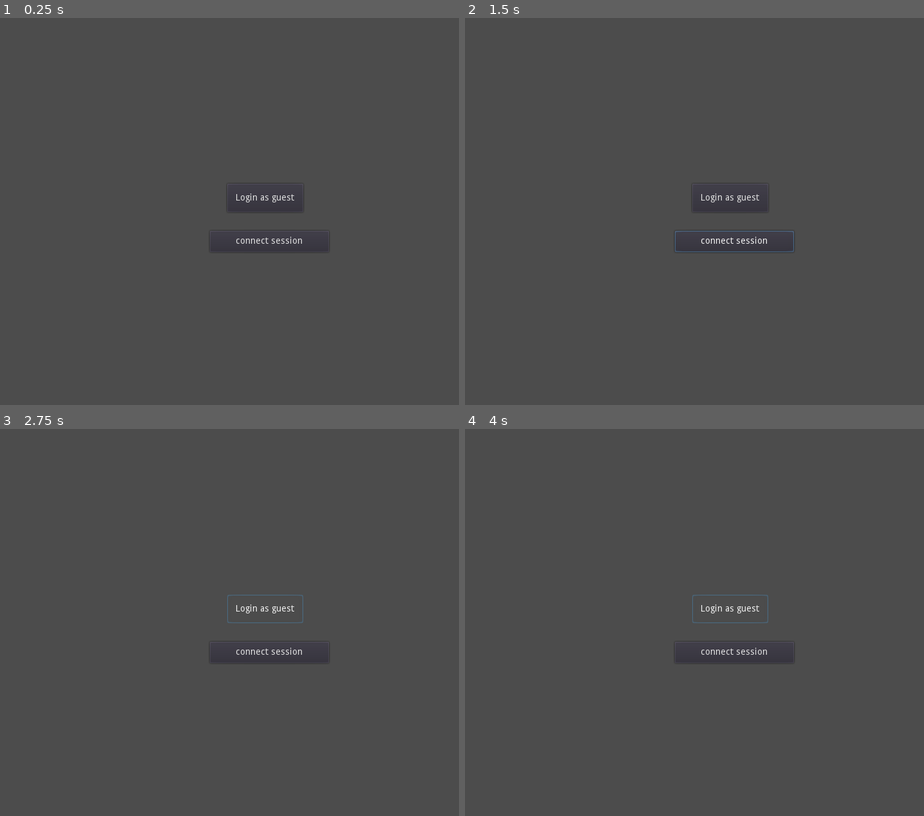
Above: before the commit, frames 1-4 (two rows, left to right).
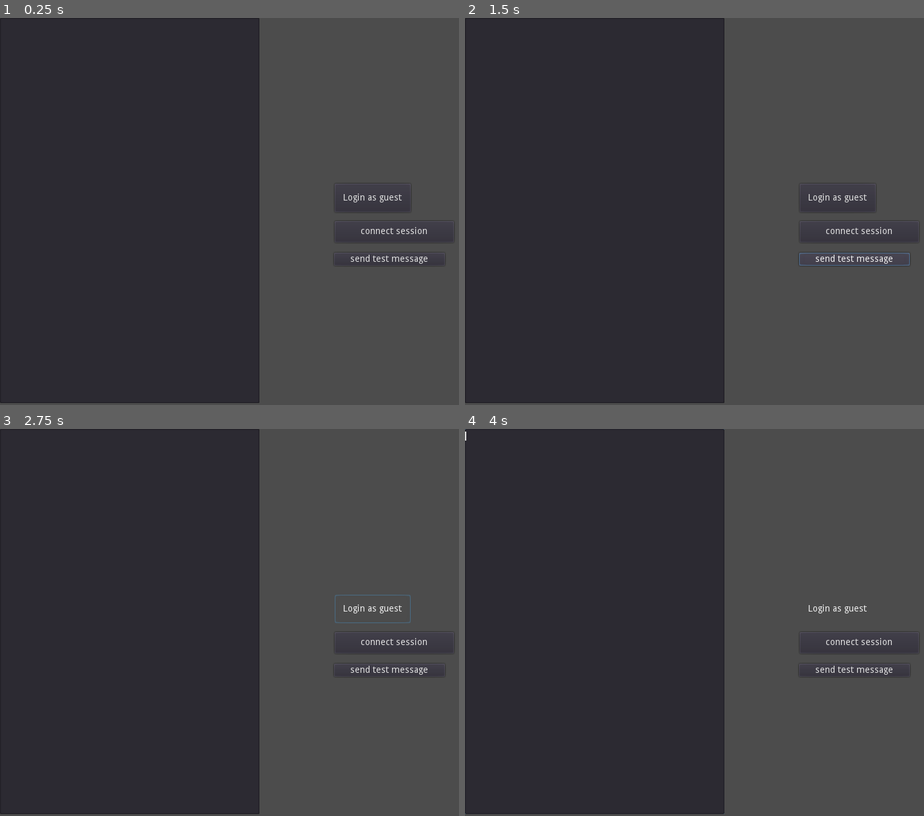
Above: after the commit, the same moments.

Repository: tbscode/ggj2023
Game: Godot game, scene res://scenes/ui.tscn
Two runs of this game, one before a commit and one after it. Both use one fixed random seed, a clock stepped at 60 frames per second and the inputs below.
Inputs (mouse positions are in pixels of both pictures, inside the frame that each line leads up to):
- Up to frame 1 (0.25 s): no input
- Up to frame 2 (1.5 s): click "connect session" at 0.5 s; click (855, 257) at 1.25 s, where only the run after the commit has a clickable "send test message"
- Up to frame 3 (2.75 s): click "Login as guest" at 2 s
- Up to frame 4 (4 s): tap Enter at 2.75 s; tap Space at 3.5 s; hold Left (ui_left) from 3.53 s (still down)

The runs differ from the first frame. In frame 1, 56% of the frame differs, in the area x 0-94%, y 0-100%; in frame 2, 56%; in frame 3, 56%; in frame 4, 56%.

Commit message:
basic framework for the gameplay

Diff:
--- a/game/project.godot
+++ b/game/project.godot
@@ -14,9 +14,21 @@
 run/main_scene="res://scenes/ui.tscn"
 config/icon="res://icon.png"
 
+[debug]
+
+multirun/number_of_windows=2
+multirun/window_distance=1270
+multirun/add_custom_args=true
+multirun/first_window_args="listen"
+multirun/other_window_args="join"
+
 [display]
 
 window/size/width=800
+
+[editor_plugins]
+
+enabled=PoolStringArray( "res://addons/Multirun/addons/multirun/plugin.cfg" )
 
 [global]
 
@@ -25,6 +37,37 @@
 [gui]
 
 common/drop_mouse_on_gui_input_disabled=true
+
+[input]
+
+ui_left={
+"deadzone": 0.5,
+"events": [ Object(InputEventKey,"resource_local_to_scene":false,"resource_name":"","device":0,"alt":false,"shift":false,"control":false,"meta":false,"command":false,"pressed":false,"scancode":16777231,"physical_scancode":0,"unicode":0,"echo":false,"script":null)
+, Object(InputEventJoypadButton,"resource_local_to_scene":false,"resource_name":"","device":0,"button_index":14,"pressure":0.0,"pressed":false,"script":null)
+, Object(InputEventKey,"resource_local_to_scene":false,"resource_name":"","device":0,"alt":false,"shift":false,"control":false,"meta":false,"command":false,"pressed":false,"scancode":0,"physical_scancode":65,"unicode":0,"echo":false,"script":null)
+ ]
+}
+ui_right={
+"deadzone": 0.5,
+"events": [ Object(InputEventKey,"resource_local_to_scene":false,"resource_name":"","device":0,"alt":false,"shift":false,"control":false,"meta":false,"command":false,"pressed":false,"scancode":16777233,"physical_scancode":0,"unicode":0,"echo":false,"script":null)
+, Object(InputEventJoypadButton,"resource_local_to_scene":false,"resource_name":"","device":0,"button_index":15,"pressure":0.0,"pressed":false,"script":null)
+, Object(InputEventKey,"resource_local_to_scene":false,"resource_name":"","device":0,"alt":false,"shift":false,"control":false,"meta":false,"command":false,"pressed":false,"scancode":0,"physical_scancode":68,"unicode":0,"echo":false,"script":null)
+ ]
+}
+ui_up={
+"deadzone": 0.5,
+"events": [ Object(InputEventKey,"resource_local_to_scene":false,"resource_name":"","device":0,"alt":false,"shift":false,"control":false,"meta":false,"command":false,"pressed":false,"scancode":16777232,"physical_scancode":0,"unicode":0,"echo":false,"script":null)
+, Object(InputEventJoypadButton,"resource_local_to_scene":false,"resource_name":"","device":0,"button_index":12,"pressure":0.0,"pressed":false,"script":null)
+, Object(InputEventKey,"resource_local_to_scene":false,"resource_name":"","device":0,"alt":false,"shift":false,"control":false,"meta":false,"command":false,"pressed":false,"scancode":0,"physical_scancode":87,"unicode":0,"echo":false,"script":null)
+ ]
+}
+ui_down={
+"deadzone": 0.5,
+"events": [ Object(InputEventKey,"resource_local_to_scene":false,"resource_name":"","device":0,"alt":false,"shift":false,"control":false,"meta":false,"command":false,"pressed":false,"scancode":16777234,"physical_scancode":0,"unicode":0,"echo":false,"script":null)
+, Object(InputEventJoypadButton,"resource_local_to_scene":false,"resource_name":"","device":0,"button_index":13,"pressure":0.0,"pressed":false,"script":null)
+, Object(InputEventKey,"resource_local_to_scene":false,"resource_name":"","device":0,"alt":false,"shift":false,"control":false,"meta":false,"command":false,"pressed":false,"scancode":0,"physical_scancode":83,"unicode":0,"echo":false,"script":null)
+ ]
+}
 
 [physics]
 
--- a/game/scenes/game.tscn
+++ b/game/scenes/game.tscn
@@ -1,4 +1,34 @@
-[gd_scene format=2]
+[gd_scene load_steps=5 format=2]
+
+[ext_resource path="res://assets/background.png" type="Texture" id=1]
+[ext_resource path="res://scripts/player.gd" type="Script" id=2]
+[ext_resource path="res://assets/root_end.png" type="Texture" id=3]
+
+[sub_resource type="Theme" id=1]
 
 [node name="root" type="Node2D"]
-rotation = -0.261799
+position = Vector2( 418, 301 )
+
+[node name="background" type="TextureRect" parent="."]
+margin_left = -417.0
+margin_top = -299.0
+margin_right = 83.0001
+margin_bottom = 101.0
+rect_scale = Vector2( 1.58927, 1.58927 )
+theme = SubResource( 1 )
+texture = ExtResource( 1 )
+
+[node name="players" type="Node" parent="."]
+
+[node name="player1" type="Node" parent="players"]
+script = ExtResource( 2 )
+
+[node name="end_of_root" type="Sprite" parent="players/player1"]
+position = Vector2( 168, 132 )
+texture = ExtResource( 3 )
+
+[node name="resources" type="Node" parent="."]
+
+[node name="root_element_1" type="Sprite" parent="resources"]
+position = Vector2( -142, 178 )
+texture = ExtResource( 3 )
--- a/game/scenes/ui.tscn
+++ b/game/scenes/ui.tscn
@@ -14,9 +14,9 @@
 [node name="join_game_button" type="Button" parent="."]
 anchor_right = 1.0
 anchor_bottom = 1.0
-margin_left = 353.0
+margin_left = 520.0
 margin_top = 257.0
-margin_right = -329.0
+margin_right = -162.0
 margin_bottom = -299.0
 custom_styles/hover = SubResource( 1 )
 text = "Login as guest"
@@ -27,22 +27,41 @@
 [node name="name_label" type="RichTextLabel" parent="."]
 anchor_right = 1.0
 anchor_bottom = 1.0
-margin_left = 355.0
-margin_top = 215.0
-margin_right = -326.0
-margin_bottom = -359.0
+margin_left = 485.0
+margin_top = 201.0
+margin_right = -196.0
+margin_bottom = -373.0
 
 [node name="connect_websocket" type="Button" parent="."]
 anchor_right = 1.0
 anchor_bottom = 1.0
-margin_left = 326.0
-margin_top = 330.0
-margin_right = -289.0
-margin_bottom = -237.0
+margin_left = 520.0
+margin_top = 315.0
+margin_right = -95.0
+margin_bottom = -252.0
 text = "connect session"
 
 [node name="socket_manager" type="Node" parent="."]
 script = ExtResource( 3 )
 
+[node name="console" type="TextEdit" parent="."]
+anchor_right = 1.0
+anchor_bottom = 1.0
+margin_right = -397.0
+margin_bottom = -3.0
+wrap_enabled = true
+
+[node name="test_message_button" type="Button" parent="."]
+anchor_right = 1.0
+anchor_bottom = 1.0
+margin_left = 519.0
+margin_top = 364.0
+margin_right = -109.0
+margin_bottom = -216.0
+text = "send test message"
+
+[node name="AnimatedSprite" type="AnimatedSprite" parent="."]
+
 [connection signal="pressed" from="join_game_button" to="." method="_on_join_game_button_pressed"]
 [connection signal="pressed" from="connect_websocket" to="." method="_on_connect_websocket_pressed"]
+[connection signal="pressed" from="test_message_button" to="." method="_on_test_message_button_pressed"]
--- a/game/scripts/auth.gd
+++ b/game/scripts/auth.gd
@@ -31,6 +31,7 @@
 
 		# We need to extract the session token so we can stay logged in!
 		var header_str = str(headers)
+		print("HEAD", header_str)
 		var id_start = str(headers).find("sessionid=")
 		header_str = header_str.substr(id_start + len("sessionid="))
 		var session_id = header_str.split(";")[0]
--- a/game/scripts/menu/menu.gd
+++ b/game/scripts/menu/menu.gd
@@ -18,4 +18,9 @@
 
 func _on_connect_websocket_pressed():
 	print("Tying to connect to websocket")
-	$socket_manager.connect_to_socket()
+	$socket_manager.connect_to_socket(self.session_id)
+
+
+
+func _on_test_message_button_pressed():
+	$socket_manager.send_message({"data" : "Hello World"})
--- /dev/null
+++ b/game/scripts/player.gd
@@ -0,0 +1,35 @@
+extends Node
+
+const MIN_ANGLE_THRESHOLD = deg2rad(10.0)
+const ANGLE_CHANGE_VELOCITY = deg2rad(10.0)
+const GROW_SPEED = 0.8
+
+# A player is a 'root'
+# The root always grows downwards
+# we store the angle of the clockwise rotation between the horizontal as direction
+var angle = deg2rad(90.0) # You start facing steight down
+
+var root_parts = [] # this should hold a list of nodes ( which are all root parts )
+
+func _ready():
+	pass # Replace with function body.
+
+func init_player(spawn: Vector2):
+
+	pass
+
+func _process(delta):
+	move_direction(delta)
+
+func move_direction(delta):
+	# Check the current angle, calculate the position to move to
+	var heading = Vector2(cos(angle), sin(angle)) * GROW_SPEED * delta
+	print("HEADING", heading)
+	$end_of_root.position.x += heading.x
+	$end_of_root.position.y += heading.y
+
+func _input(event):
+	if event.is_action_pressed("ui_left"):
+		print("LEFT pressed")
+		# rotate left = increase angle
+		angle += deg2rad(ANGLE_CHANGE_VELOCITY)
--- a/game/scripts/socket.gd
+++ b/game/scripts/socket.gd
@@ -4,6 +4,7 @@
 const SOCKET_URL = "ws://localhost:8000/ws/game/"
 
 var _client = WebSocketClient.new()
+var my_group = ""
 
 func _ready():
 	_client.connect("connection_closed", self, "_closed")
@@ -11,10 +12,12 @@
 	_client.connect("connection_established", self, "_connected")
 	_client.connect("data_received", self, "_on_data")
 
-func connect_to_socket():
-	print("ATTEMPTING CONNECT")
+func connect_to_socket(session_id):
+	print("ATTEMPTING CONNECT", session_id)
 	# TODO use secure websocket in production
-	var err = _client.connect_to_url(SOCKET_URL)
+	var headers = PoolStringArray() # Need this for user authentication
+	headers.append("Cookie: sessionid=" + session_id + ";")
+	var err = _client.connect_to_url(SOCKET_URL, [], false, headers)
 	if err != OK:
 		print("Unable to connect")
 		set_process(false)
@@ -37,9 +40,24 @@
 	# Print the received packet, you MUST always use get_peer(1).get_packet
 	# to receive data from server, and not get_packet directly when not
 	# using the MultiplayerAPI.
-	print("Got data from server: ", _client.get_peer(1).get_packet().get_string_from_utf8())
+	var data = _client.get_peer(1).get_packet().get_string_from_utf8()
+	print("Got data from server: ", data)
+	get_node("/root/root/console").text += data
+	data = JSON.parse(data).result
+	if data['event'] == 'connected':
+		# Now we can start playing
+		self.my_group = data['group']
+		print("CONNECTED TO SERVER", "Got group", self.my_group)
 
 func _process(delta):
 	# Call this in _process or _physics_process. Data transfer, and signals
 	# emission will only happen when calling this function.
 	_client.poll()
+
+func send_message(data):
+	var user_dict = {"type" : "simple", "username" : get_node("/root/root").username, "recipients" : "all", "group" : self.my_group}
+	user_dict.merge(data)
+	print("SENDING MESSAGE", user_dict)
+	var text_data = JSON.print(user_dict).to_utf8()
+	print("SENDING MESSAGE 2", text_data)
+	_client.get_peer(1).put_packet(text_data)
Binary file added: game/assets/background.png
Not shown, added: game/assets/background.png.import
Binary file added: game/assets/root_end.png
Not shown, added: game/assets/root_end.png.import
